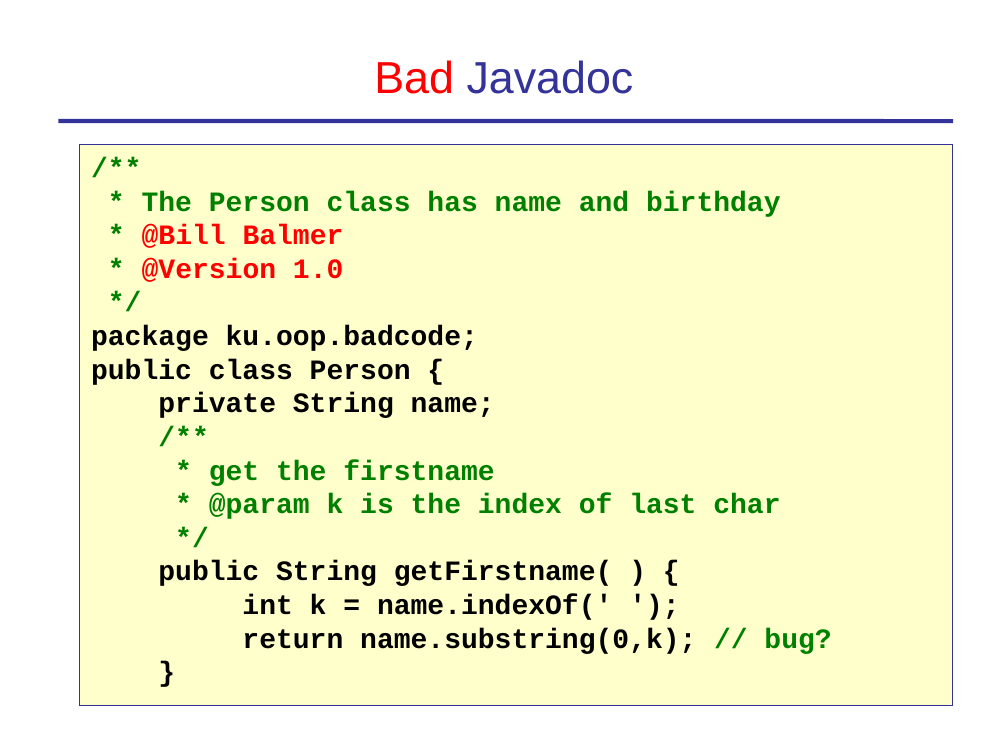
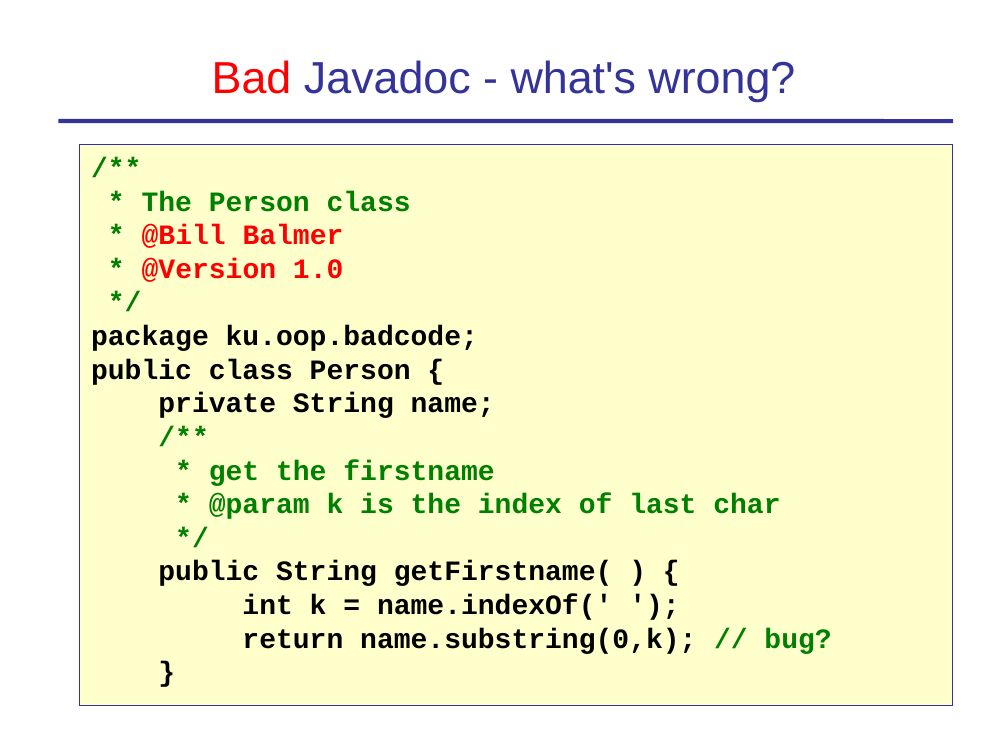
Before and after one commit to skeoop/skeoop.github.io, a slide deck: slide 9 of week1/2-Coding-Standard-and-Javadoc.ppt. Drawn at 1008x756 pixels with LibreOffice and Linux fonts; fonts in the diff are those of the drawing. Boxes give left, top, right and bottom in pixels: in the first picture for what was removed or moved away, otherwise in the second. Text is boxed around its words. In the diff, an @@ line names an element or a change of style, - is before the commit and + after.

```diff
--- a/week1/2-Coding-Standard-and-Javadoc.ppt
+++ b/week1/2-Coding-Standard-and-Javadoc.ppt
@@ title at <box>212,60,795,102</box>: text changed @@
-Bad Javadoc
+Bad Javadoc - what's wrong?
@@ text in rectangle at <box>142,191,411,212</box>: text changed @@
-* The Person class has name and birthday
+* The Person class
```
Also in this commit, not shown: 2 other slides changed, 4 other files.
